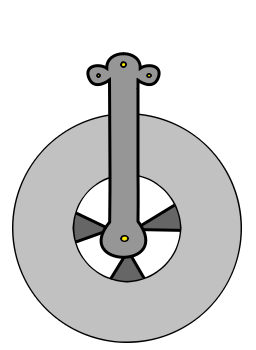
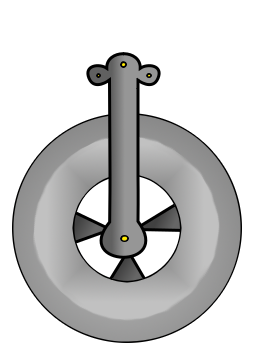
Layer changes from the first 256x350 image to the second:
moved "Colors" above "Modele", painted on it over [13, 55, 241, 342]
